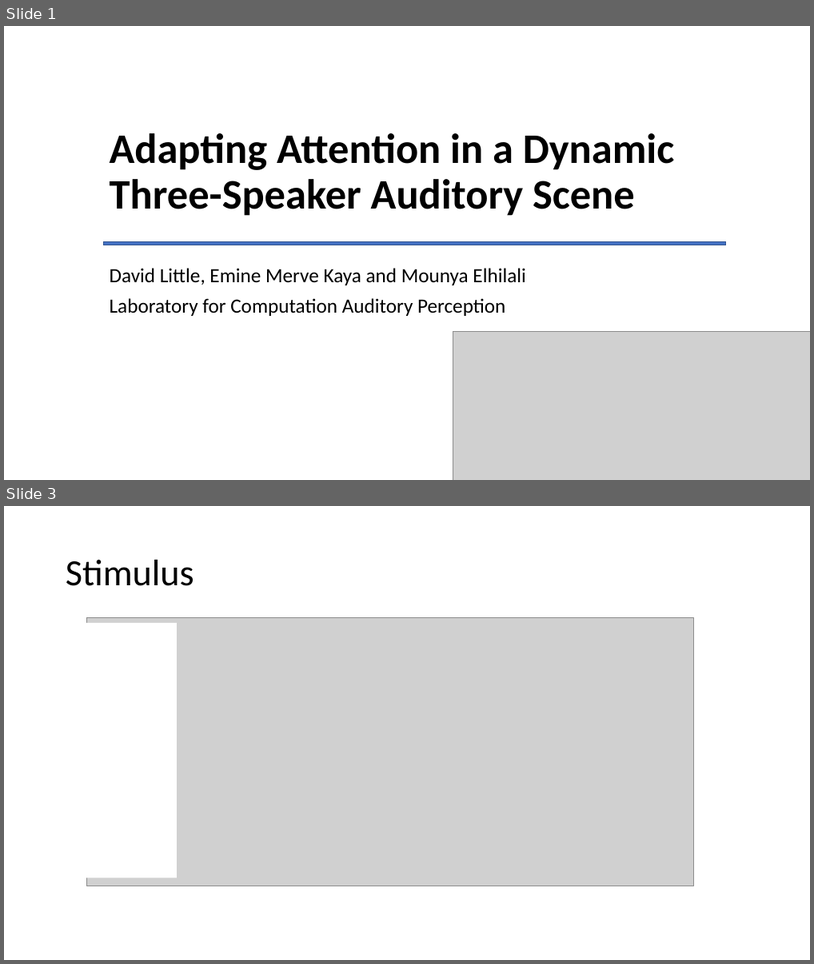
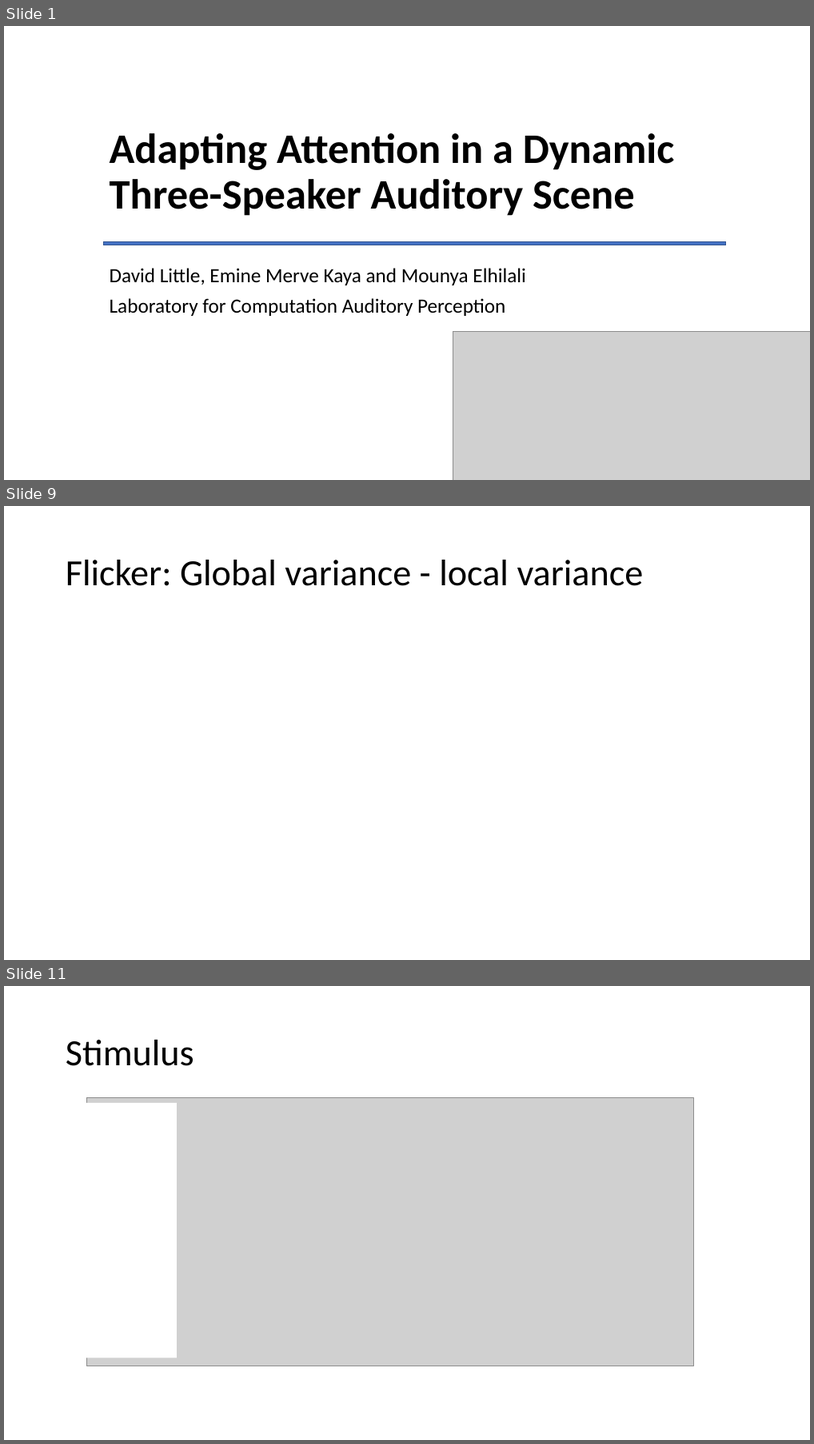
Before and after one commit to haberdashPI/german_track, a slide deck: presentations/ARO_2021/adapting_auditory_attention.pptx. Shown one above the other, each under a label of ours: slides 1 and 3 before the commit, slides 1, 9 and 11 after it; the slides between them are not shown. The pictures are 814x964 and 814x1444 pixels, drawn with LibreOffice and Linux fonts; fonts in the diff are those of the drawing; grey boxes stand for pictures. Boxes give left, top, right and bottom in pixels: in the first picture for what was removed or moved away, otherwise in the second. Text is boxed around its words. In the diff, an @@ line names an element or a change of style, - is before the commit and + after.

```diff
--- a/presentations/ARO_2021/adapting_auditory_attention.pptx
+++ b/presentations/ARO_2021/adapting_auditory_attention.pptx
@@ slide 9 added at (4, 506, 810, 960), background #FFFFFF @@
@@ title added at (66, 560, 644, 586), 44 pt, text #000000 @@
+Flicker: Global variance - local variance
@@ what was slide 3 is now slide 11 @@
```
Also in this commit, not shown: 5 slides changed, 26 other slides added, 22 slides removed.
